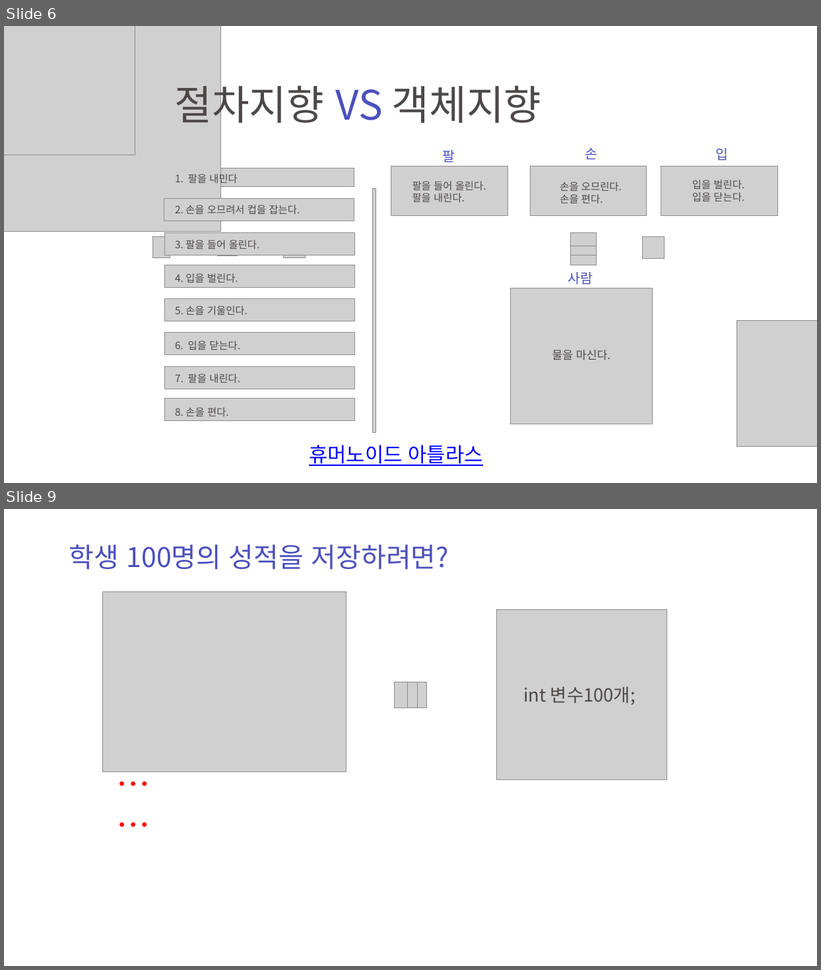
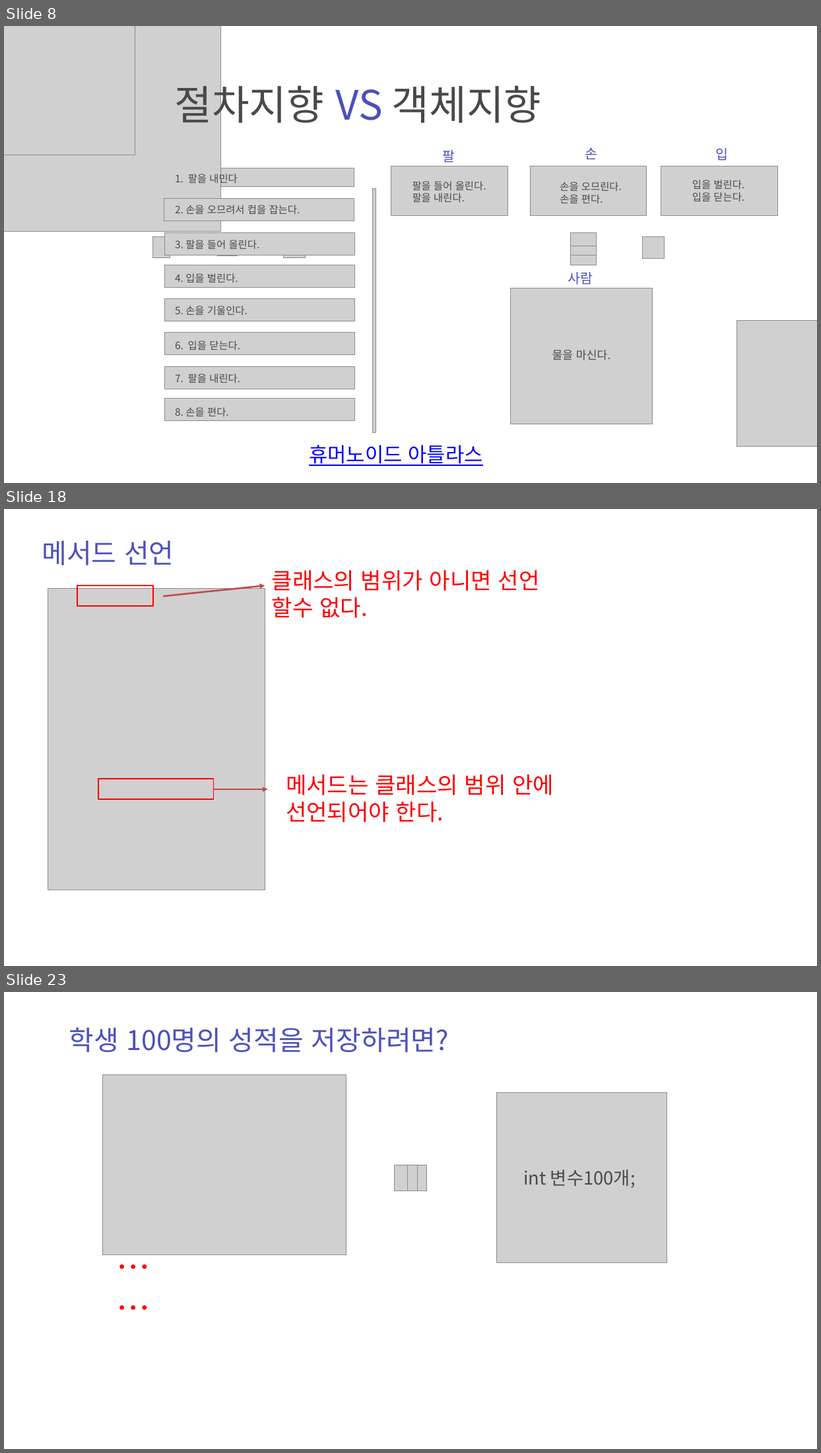
Before and after one commit to zest132/JavaLecture, a slide deck: JavaLecture/LectureFile/java 6강.pptx. Shown one above the other, each under a label of ours: slides 6 and 9 before the commit, slides 8, 18 and 23 after it; the slides between them are not shown. The pictures are 821x970 and 821x1453 pixels, drawn with LibreOffice and Linux fonts; fonts in the diff are those of the drawing; grey boxes stand for pictures; background and template pictures are left out. Boxes give left, top, right and bottom in pixels: in the first picture for what was removed or moved away, otherwise in the second. Text is boxed around its words. In the diff, an @@ line names an element or a change of style, - is before the commit and + after.

```diff
--- a/JavaLecture/LectureFile/java 6강.pptx
+++ b/JavaLecture/LectureFile/java 6강.pptx
@@ slide 18 added at (4, 509, 817, 966), background #FFFFFF @@
@@ text added at (42, 541, 174, 566), 48 pt, text #4C50BC @@
+메서드 선언
@@ rectangle added at (77, 586, 153, 606), outline #FF0000 2 pt @@
@@ arrow added from (163, 596) to (265, 586), #BF4C48 3 pt @@
@@ text added at (272, 570, 540, 618), 40 pt, text #FF0000 @@
+클래스의 범위가 아니면 선언 할수 없다.
@@ picture added at (48, 589, 265, 890) @@
@@ rectangle added at (98, 779, 213, 799), outline #FF0000 2 pt @@
@@ text added at (286, 774, 554, 823), 40 pt, text #FF0000 @@
+메서드는 클래스의 범위 안에 선언되어야 한다.
@@ arrow added from (213, 789) to (268, 789), #BF4C48 3 pt @@
@@ what was slide 6 is now slide 8 @@
@@ what was slide 9 is now slide 23 @@
```
Also in this commit, not shown: 2 slides changed, 13 other slides added, 1 slide removed, 2 other files.
